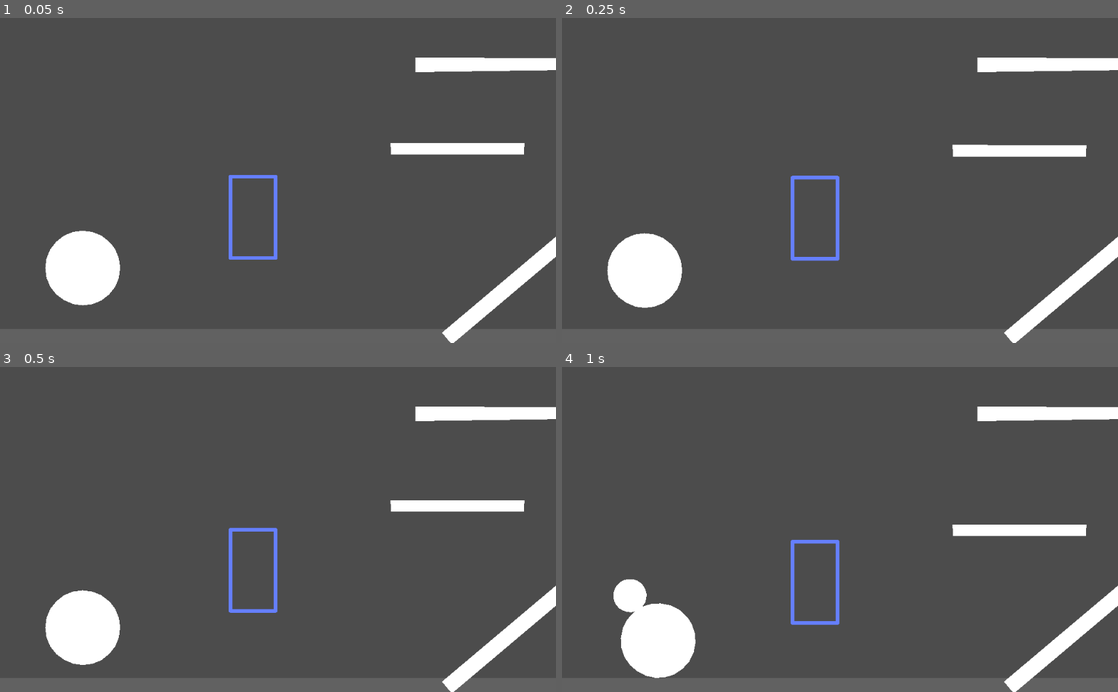
Above: before the commit, frames 1-4 (two rows, left to right).
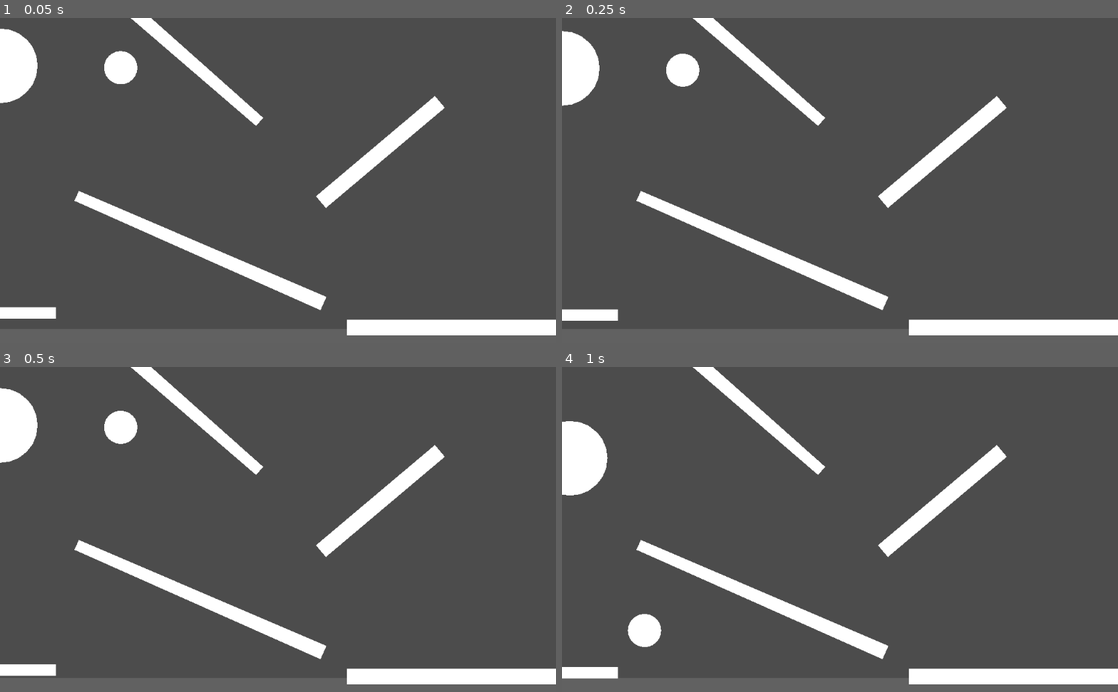
Above: after the commit, the same moments.

Repository: bustedwallstudios/Softbody
Game: Godot game, scene res://2dWorld.tscn
Same seed, same stepped clock (60 frames per second), same inputs: the game is played once before the commit and once after it.
Inputs (mouse positions are in pixels of both pictures, inside the frame that each line leads up to):
- Up to frame 1 (0.05 s): no input
- Up to frame 2 (0.25 s): no input
- Up to frame 3 (0.5 s): no input
- Up to frame 4 (1 s): tap Enter (ui_accept) at 0.5, 0.77 s; move the mouse to (645, 630) at 0.52 s; hold Right (ui_right) from 0.53 s (still down)

The runs differ from the first frame. In frame 1, 14% of the frame differs, in the area x 0-100%, y 0-100%; in frame 2, 14%; in frame 3, 14%; in frame 4, 14%.

Commit message:
Slightly refactored plasticity code, and added memory to the springs.

Diff:
--- a/2dWorld.tscn
+++ b/2dWorld.tscn
@@ -49,8 +49,7 @@
 polygon = PoolVector2Array( -5.95, -0.225, 5.95, -0.225, 5.95, 1.075, -5.95, 1.075 )
 
 [node name="RotatingBeam" type="StaticBody2D" parent="World"]
-position = Vector2( 1418, 161 )
-rotation = -3.84321
+position = Vector2( 924, 565 )
 scale = Vector2( 1, 5 )
 __meta__ = {
 "_edit_group_": true
@@ -63,8 +62,24 @@
 [node name="GroundShape" type="Polygon2D" parent="World/RotatingBeam"]
 polygon = PoolVector2Array( -546, 3.99805, -546, -13.002, 659, -12.9976, 659, 4.00244 )
 
+[node name="RotatingBeam4" type="StaticBody2D" parent="World"]
+position = Vector2( 578, -473 )
+rotation = -3.84321
+scale = Vector2( 0.714, 5 )
+__meta__ = {
+"_edit_group_": true
+}
+
+[node name="GroundCollision" type="CollisionShape2D" parent="World/RotatingBeam4"]
+position = Vector2( 56.5, -4.48877 )
+shape = SubResource( 6 )
+
+[node name="GroundShape" type="Polygon2D" parent="World/RotatingBeam4"]
+polygon = PoolVector2Array( -546, 3.99805, -546, -13.002, 659, -12.9976, 659, 4.00244 )
+
 [node name="RotatingBeam2" type="StaticBody2D" parent="World"]
-position = Vector2( 1308, -906 )
+position = Vector2( -615, -1031 )
+rotation = 0.726057
 scale = Vector2( 1.016, 3.251 )
 script = ExtResource( 4 )
 __meta__ = {
@@ -82,8 +97,8 @@
 polygon = PoolVector2Array( -27.2157, -0.289926, 32.9624, -0.241419, 32.9287, 0.677203, -27.2257, 0.947976 )
 
 [node name="RotatingBeam3" type="StaticBody2D" parent="World"]
-position = Vector2( 1839, -181 )
-rotation = 1.5708
+position = Vector2( -366, 131 )
+rotation = -2.72446
 scale = Vector2( 1.237, 3.251 )
 script = ExtResource( 4 )
 __meta__ = {
@@ -101,7 +116,7 @@
 polygon = PoolVector2Array( -27.2157, -0.289926, 32.9624, -0.241419, 32.9287, 0.677203, -27.2257, 0.947976 )
 
 [node name="Beam" type="RigidBody2D" parent="World"]
-position = Vector2( 955, -467 )
+position = Vector2( -1633, 442 )
 mass = 20.0
 gravity_scale = 3.72
 can_sleep = false
@@ -121,7 +136,7 @@
 polygon = PoolVector2Array( -16.9075, -0.197987, 20.0952, -0.13546, 20.0282, 3.01541, -16.674, 2.99974 )
 
 [node name="Ball" type="RigidBody2D" parent="World"]
-position = Vector2( 2080, 306 )
+position = Vector2( -873, -897 )
 collision_layer = 3
 collision_mask = 3
 input_pickable = true
@@ -144,7 +159,7 @@
 polygon = PoolVector2Array( -4.45, 1.625, -4.6, 0.425001, -4.45, -0.775, -4, -1.875, -3.25, -2.825, -2.3, -3.575, -1.2, …(247 unchanged characters)…
 
 [node name="BigBall" type="RigidBody2D" parent="World"]
-position = Vector2( -1083, 214 )
+position = Vector2( -1539, -906 )
 collision_layer = 3
 collision_mask = 3
 input_pickable = true
@@ -166,9 +181,16 @@
 scale = Vector2( 44.924, 44.925 )
 polygon = PoolVector2Array( -4.45, 1.625, -4.6, 0.425001, -4.45, -0.775, -4, -1.875, -3.25, -2.825, -2.3, -3.575, -1.2, …(247 unchanged characters)…
 
-[node name="SquishyBody" parent="." instance=ExtResource( 1 )]
-position = Vector2( -267, -293 )
-showLines = false
+[node name="SquishyBody" parent="." instance=ExtResource( 5 )]
+position = Vector2( -684, -1729 )
+rotation = -1.5708
+pointsVert = 6
+sizeInPx = 400
+stiffness = 15.0
+plasticity = 0.1
+memory = 0.43
+showPoints = true
+showOutline = false
 
 [connection signal="input_event" from="World/Ball" to="World/Ball" method="inputEvent"]
 [connection signal="input_event" from="World/BigBall" to="World/BigBall" method="inputEvent"]
--- a/Objects/Spring.gd
+++ b/Objects/Spring.gd
@@ -5,10 +5,6 @@
 # IMMEDIATELY when the thing starts, TO CONVERT THEM TO AN ACTUAL NODE.
 var hasConvertedStupidNodePaths = false
 
-# This ensures that _process() will only start to do stuff
-# once we're done setting up the spring with points and stuff
-var doneSetup = false
-
 export (NodePath) var PointA
 export (NodePath) var PointB
 
@@ -19,17 +15,24 @@
 # The deformity of the springs. The higher this value is, the less the spring will spring back, and
 # the more it will permanently conform to the forces applied.
 # Set by the squishybody itself.
-var plasticity:float = 0
+var plasticity:float
+
+# The higher this value is, the more quickly it will return to it's original shape
+# after being deformed by plasticity.
+var memory:float
 
 # This is determined during the creation by the body, it's just how long the
 # spring would be if there were no external forces acting upon it
 var restLength:float
+# This is set to restLength in _ready(). It is used to figure out the memory
+# that should be applied, to stretch the springs back to the length they started at.
+var originalRestLength:float
+
+# The current length of this spring (the distance between the two points that it connects)
+var currentLength
 
 # How much force will be applied to the points, based on the stiffness, distance apart, etc
 var hookesForceProduced:float
-
-# The current length of this spring (the distance between the two points that it connects)
-var currentLength
 
 # If this is true, we won't show the line
 var hideLine:bool
@@ -44,6 +47,8 @@
 var pressureFactor:float
 
 func _ready():
+	originalRestLength = restLength
+
 	if hideLine:
 		$Line2D.clear_points()
 		$Line2D.hide()
@@ -55,11 +60,6 @@
 
 # warning-ignore:unused_argument
 func _physics_process(delta):
-	# If we aren't done setting up the variables and stuff in _ready, we won't
-	# do any of the physics.
-	if !doneSetup:
-		return
-
 	if not hasConvertedStupidNodePaths: # check line 3
 		convertStupidNodePaths()
 		hasConvertedStupidNodePaths = true
@@ -109,7 +109,7 @@
 	# We only bother doing the math if it is at least a little bit plastic. The
 	# result of the calculation will always be 0 if the plasticity is 0.
 	if plasticity > 0:
-		self.restLength += applyPlasticity()
+		self.restLength -= applyPlasticity()
 
 	# If we are showing the lines, update them
 	if not hideLine:
@@ -158,20 +158,24 @@
 # that occur to it.
 func applyPlasticity() -> float:
 	# The difference between it's current and desired lengths.
-	var currentDeformity:float = currentLength - restLength
-
-	# The amount of deformity currently scaled to the amount of plasticity.
-	# 1 plasticity will result in the new length of the spring being
-	# the length it has been squished to.
+	var currentDeformity:float = restLength - currentLength
+
+	# The amount of deformity currently, scaled to the amount of plasticity.
+	# 1 plasticity will result in the new length of the spring being changed
+	# to exactly the length it has been squished to.
 	# Keep in mind that it can be stretched, and result in the spring becoming
-	# longer than it should be.
+	# longer than it started.
 	var deformAmount:float
 
-	# If it wasn't going to deform much, don't deform it at all.
+	# If it wasn't going to deform much, slowly return to the original length.
 	# This prevents it from being constantly squished from gravity, and
 	# only really lets it be squished by heavy objects or falling.
 	if abs(currentDeformity) < 10:
-		deformAmount = 0
+		# The difference between how long it was when it started and the current rest length.
+		var restLengthDifference = restLength - originalRestLength
+
+		# We are essentially un-deforming, slowly squishing back to the original rest length.
+		deformAmount = restLengthDifference * (memory / 100.0)
 
 	# However, if it was going to deform a significant amount, deform.
 	else:
--- a/Objects/SquishyBody.gd
+++ b/Objects/SquishyBody.gd
@@ -29,6 +29,10 @@
 # stay there without reforming.
 # The lower it is, the less it will conform, and the more it will bounce back.
 export (float, 0, 0.1) var plasticity = 0
+
+# This will gradually return the rest length of the spring to the original length,
+# if it is decreased by the plasticity of the object.
+export (float, 0, 1) var memory = 0
 
 export (float) var mass = 1
 
@@ -127,26 +131,25 @@
 
 func createSpring(x:int, y:int, targetX:int, targetY:int, springName:String, length:float):
 	# Create a new spring and add it as a child
-	var spring = PhysicsSpring.instance()
-	add_child(spring)
+	var newSpring = PhysicsSpring.instance()
 
-	# Connect the spring to this node and the target node, so that it keeps them apart.
-	spring.PointA = bodyPoints[y][x]
-	spring.PointB = bodyPoints[targetY][targetX]
+	# Connect the newSpring to this node and the target node, so that it keeps them apart.
+	newSpring.PointA = bodyPoints[y][x]
+	newSpring.PointB = bodyPoints[targetY][targetX]
 
-	# Set the physical properties of the spring
-	spring.restLength     = length
-	spring.stiffness      = stiffness
-	spring.dampingFactor  = dampingFactor
-	spring.plasticity     = plasticity
+	# Set the physical properties of the newSpring
+	newSpring.restLength    = length
+	newSpring.stiffness     = stiffness
+	newSpring.dampingFactor = dampingFactor
+	newSpring.plasticity    = plasticity
+	newSpring.memory        = memory
 
-	spring.springName = springName + "("+str(x)+","+str(y)+")" # Will look like "dd(3,6)".
+	newSpring.springName = springName + "("+str(x)+","+str(y)+")" # Will look like "dd(3,6)".
 
 	# This will not display the lines connecting the points where the springs are.
-	spring.hideLine = !showLines
+	newSpring.hideLine = !showLines
 
-	# We're done setting it up, so it can now start processing its physics and whatnot
-	spring.doneSetup = true
+	add_child(newSpring)
 
 # Refreshes the Polygon2D or Line2D that we use to represent the shape of the softbody,
 # which uses eldritch array positioning to get the right points and add them to
Not shown: 1 places in 2dWorld.tscn that only renumber resources
